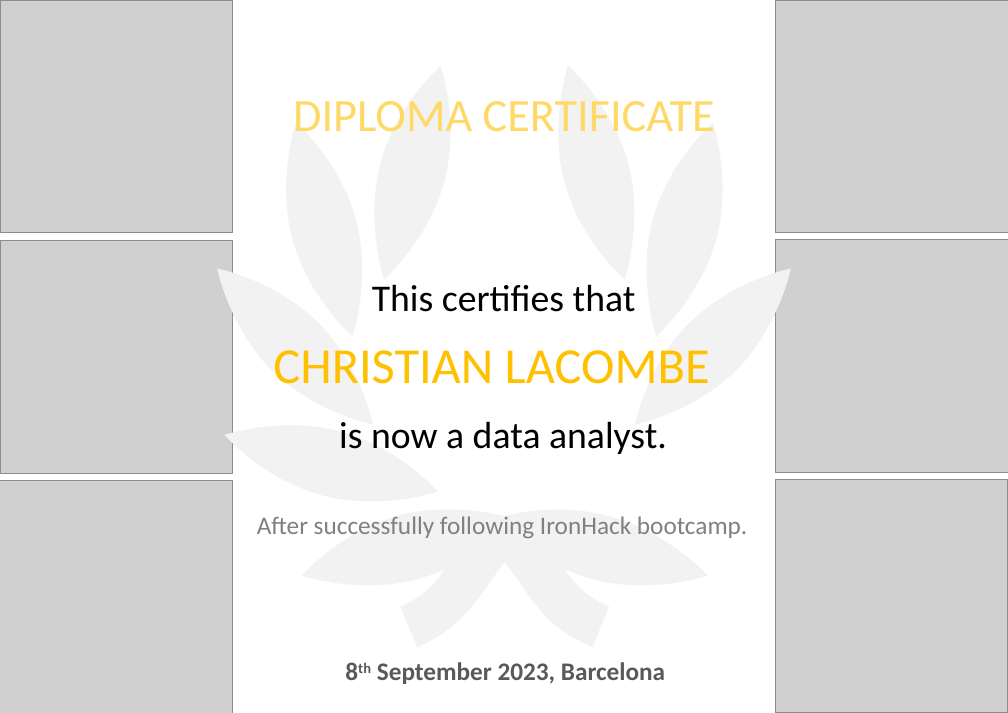
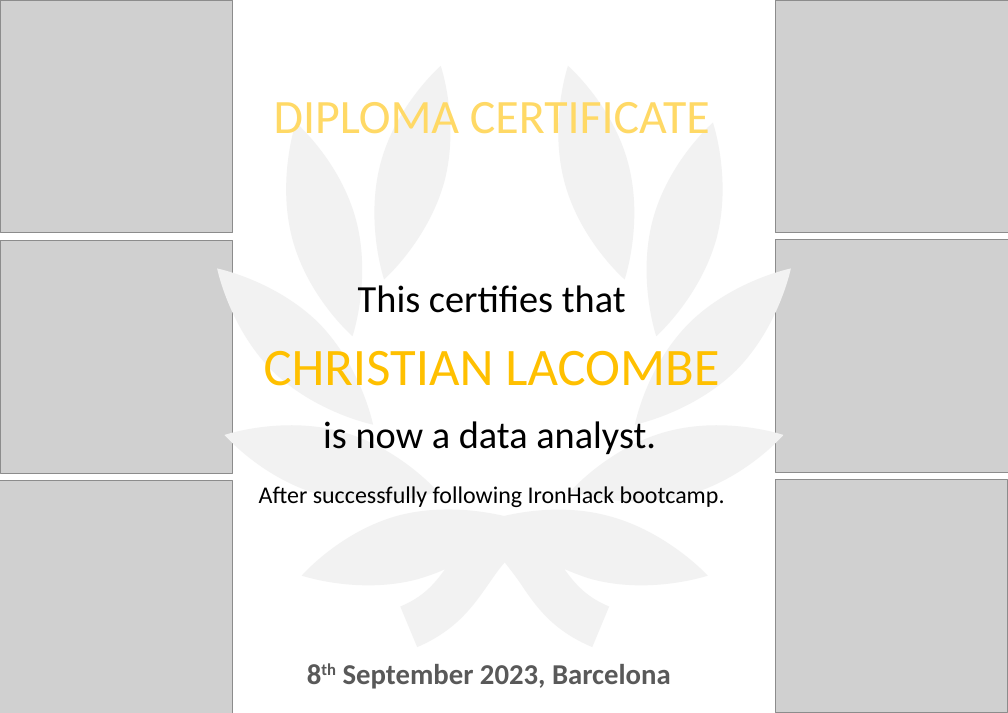
Before and after one commit to PRF-Development/DataAnalysisExtras, a slide deck: slide 1 of certificates/_sample.pptx. Drawn at 1008x713 pixels with LibreOffice and Linux fonts; fonts in the diff are those of the drawing; grey boxes stand for pictures. Boxes give left, top, right and bottom in pixels: in the first picture for what was removed or moved away, otherwise in the second. Text is boxed around its words. In the diff, an @@ line names an element or a change of style, - is before the commit and + after.

Commit message:
rearranged (bis)

```diff
--- a/certificates/_sample.pptx
+++ b/certificates/_sample.pptx
@@ text "DIPLOMA CERTIFICATE": place and size @@
-text "DIPLOMA CERTIFICATE" at [293, 101, 715, 132]
+text "DIPLOMA CERTIFICATE" at [274, 102, 710, 134]
@@ text "DIPLOMA CERTIFICATE" at [274, 102, 710, 134]: size 38.6 to 40 pt @@
@@ text "This certifies that": place and size @@
-text "This certifies that" at [372, 284, 636, 312]
+text "This certifies that" at [358, 285, 626, 313]
@@ text "This certifies that" at [358, 285, 626, 313]: size 31.6 to 32 pt @@
@@ text "CHRISTIAN LACOMBE" at [264, 350, 719, 386]: size 42.1 to 44 pt @@
@@ text "is now a data analyst." at [323, 421, 656, 455]: size 31.6 to 32 pt @@
@@ text "is now a data analyst.": place and size @@
-text "is now a data analyst." at [339, 421, 667, 454]
+text "is now a data analyst." at [323, 421, 656, 455]
@@ freeform shape added at [570, 425, 783, 501], fill #F2F2F2 @@
@@ text "After successfully following IronHack bootcamp.": place and size @@
-text "After successfully following IronHack bootcamp." at [257, 516, 747, 538]
+text "After successfully following IronHack bootcamp." at [259, 486, 725, 507]
@@ text "After successfully following IronHack bootcamp." at [259, 486, 725, 507]: size 21.1 to 20 pt, text colour #808080 to #000000 @@
@@ text "8th September 2023, Barcelona": place and size @@
-text "8th September 2023, Barcelona" at [377, 662, 665, 684]
+text "8th September 2023, Barcelona" at [343, 664, 671, 689]
@@ text "8th September 2023, Barcelona" at [343, 664, 671, 689]: size 21.1 to 24 pt @@
```
